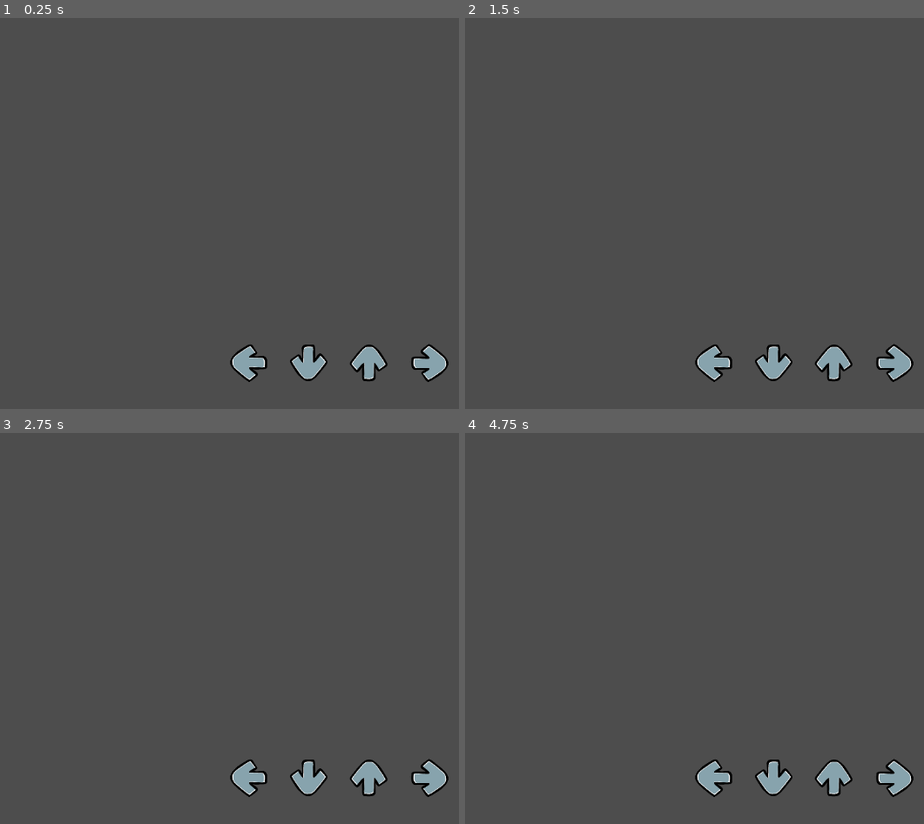
Above: before the commit, frames 1-4 (two rows, left to right).
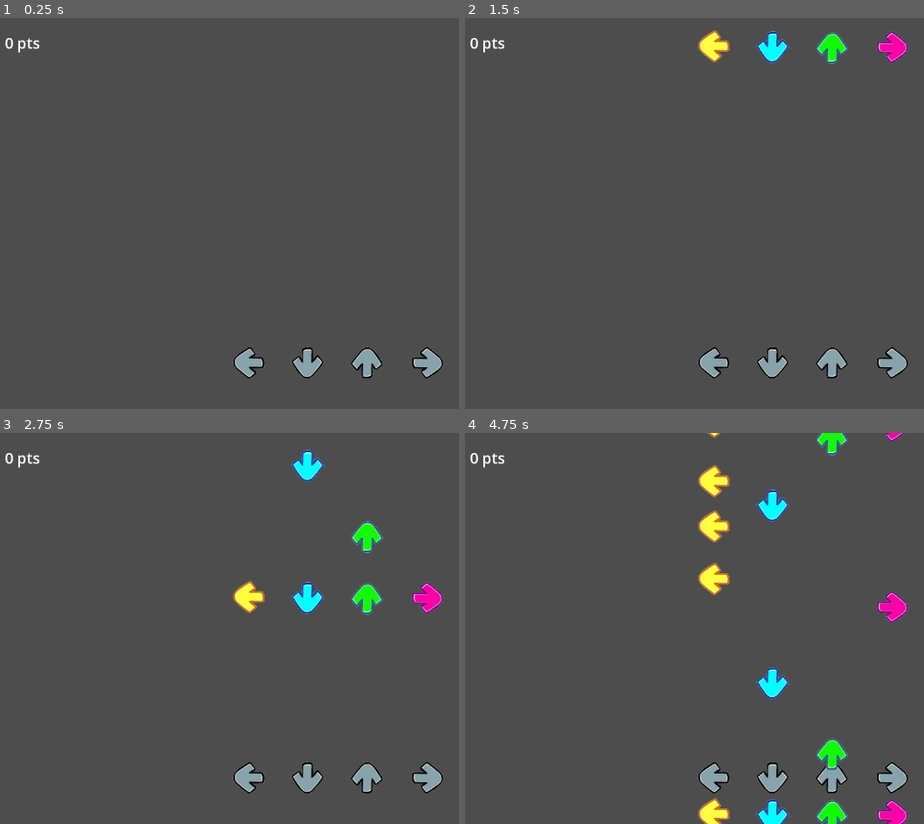
Above: after the commit, the same moments.

Repository: aennivar/hbtz-ritmo
Game: Godot game, scene res://levels/game_level.tscn
The game is run twice, just before and just after one commit, with the same random seed, the same clock (stepped at 60 frames per second) and the same inputs.
Inputs:
- Up to frame 1 (0.25 s): no input
- Up to frame 2 (1.5 s): tap Enter at 0.5 s
- Up to frame 3 (2.75 s): no input
- Up to frame 4 (4.75 s): no input

The runs differ from the first frame. In frame 1, 1.2% of the frame differs, in the area x 1-98%, y 5-94%; in frame 2, 2.6%; in frame 3, 3.3%; in frame 4, 5.2%, in the area x 1-98%, y 0-100%.

Commit message:
cores de combo e posicionamento

Diff:
--- a/levels/game_level.tscn
+++ b/levels/game_level.tscn
@@ -1,6 +1,7 @@
-[gd_scene load_steps=2 format=3 uid="uid://dh86wqt1xngcc"]
+[gd_scene load_steps=3 format=3 uid="uid://dh86wqt1xngcc"]
 
 [ext_resource type="PackedScene" uid="uid://cd156n3idapi5" path="res://objects/key_listener.tscn" id="1_qc6i3"]
+[ext_resource type="PackedScene" uid="uid://diwpau5n50t71" path="res://levels/game_ui.tscn" id="2_sklrn"]
 
 [node name="GameLevel" type="Node2D"]
 
@@ -8,24 +9,22 @@
 scale = Vector2(-0.481132, 3.2027)
 
 [node name="KeyListener" parent="." instance=ExtResource("1_qc6i3")]
-position = Vector2(-150, 247.5)
-scale = Vector2(0.4, 0.4)
+position = Vector2(-150, 250)
 key_name = "Esquerda"
 
 [node name="KeyListener2" parent="." instance=ExtResource("1_qc6i3")]
-position = Vector2(-50, 247.5)
-scale = Vector2(0.4, 0.4)
-frame = 4
+position = Vector2(-50, 250)
+frame = 1
 key_name = "Baixo"
 
 [node name="KeyListener3" parent="." instance=ExtResource("1_qc6i3")]
-position = Vector2(50, 247.5)
-scale = Vector2(0.4, 0.4)
+position = Vector2(50, 250)
 frame = 2
 key_name = "Cima"
 
 [node name="KeyListener4" parent="." instance=ExtResource("1_qc6i3")]
-position = Vector2(150, 247.5)
-scale = Vector2(0.4, 0.4)
-frame = 5
+position = Vector2(150, 250)
+frame = 3
 key_name = "Direita"
+
+[node name="GameUI" parent="." instance=ExtResource("2_sklrn")]
--- /dev/null
+++ b/levels/game_ui.gd
@@ -0,0 +1,20 @@
+extends Control
+
+var score: int = 0
+var combo_count: int = 0
+
+# Called when the node enters the scene tree for the first time.
+func _ready():
+	Signals.IncrementScore.connect(IncrementScore)
+	Signals.IncrementCombo.connect(IncrementCombo)
+	Signals.ResetCombo.connect(ResetCombo)
+
+func IncrementScore(incr: int):
+	score += incr
+	%ScoreLabel.text = str(score) + " pts"
+
+func IncrementCombo():
+	combo_count += 1
+
+func ResetCombo():
+	combo_count = 0
--- /dev/null
+++ b/levels/game_ui.tscn
@@ -0,0 +1,23 @@
+[gd_scene load_steps=2 format=3 uid="uid://diwpau5n50t71"]
+
+[ext_resource type="Script" uid="uid://beq410f5oh65s" path="res://levels/game_ui.gd" id="1_451jp"]
+
+[node name="GameUI" type="Control"]
+layout_mode = 3
+anchors_preset = 15
+anchor_right = 1.0
+anchor_bottom = 1.0
+grow_horizontal = 2
+grow_vertical = 2
+script = ExtResource("1_451jp")
+
+[node name="CanvasLayer" type="CanvasLayer" parent="."]
+
+[node name="ScoreLabel" type="RichTextLabel" parent="CanvasLayer"]
+unique_name_in_owner = true
+offset_left = 24.0
+offset_top = 24.0
+offset_right = 152.0
+offset_bottom = 64.0
+theme_override_font_sizes/normal_font_size = 25
+text = "0 pts"
--- /dev/null
+++ b/objects/falling_key.gd
@@ -0,0 +1,34 @@
+extends Sprite2D
+
+@export var fall_speed: float = 3.0
+
+var init_y_pos: float = -362.0
+
+# true se falling key passar o imput frame permitido
+var has_passed: bool = false
+var pass_threshold = 270.0
+
+func _init():
+	set_process(false)
+
+# Called every frame. 'delta' is the elapsed time since the previous frame.
+func _process(delta):
+	global_position += Vector2(0, fall_speed)
+
+
+	# Descobrir quanto tempo nota leva pra acertar o ponto crítico (alvo / keyListener)
+	if global_position.y > pass_threshold and not $Timer.is_stopped():
+		# print($Timer.wait_time - $Timer.time_left)
+		$Timer.stop()
+		has_passed = true
+
+func Setup(target_x: float, target_frame: int):
+	global_position = Vector2(target_x, init_y_pos)
+	frame = target_frame
+
+	set_process(true)
+
+
+
+func _on_destroy_timer_timeout() -> void:
+	queue_free()
--- /dev/null
+++ b/objects/falling_key.tscn
@@ -0,0 +1,23 @@
+[gd_scene load_steps=3 format=3 uid="uid://bxf7pwrr5y1ff"]
+
+[ext_resource type="Texture2D" uid="uid://b0a0unejrr2xb" path="res://assets/arrows.webp" id="1_uuajb"]
+[ext_resource type="Script" uid="uid://dxv2sc6anbj0" path="res://objects/falling_key.gd" id="2_uuajb"]
+
+[node name="FallingKey" type="Sprite2D"]
+texture = ExtResource("1_uuajb")
+hframes = 4
+vframes = 3
+frame = 4
+script = ExtResource("2_uuajb")
+
+[node name="Timer" type="Timer" parent="."]
+wait_time = 5.0
+one_shot = true
+autostart = true
+
+[node name="DestroyTimer" type="Timer" parent="."]
+wait_time = 5.0
+one_shot = true
+autostart = true
+
+[connection signal="timeout" from="DestroyTimer" to="." method="_on_destroy_timer_timeout"]
--- a/objects/key_listener.gd
+++ b/objects/key_listener.gd
@@ -1,8 +1,81 @@
 extends Sprite2D
 
+@onready var falling_key = preload("res://objects/falling_key.tscn")
+@onready var score_text = preload("res://objects/score_press_text.tscn")
 @export var key_name: String = ""
+
+var falling_key_queue = [] # Uma queue pra segurar as notas (falling keys) pra cada alvo (key listener)
+
+# Se a distance_from_pass for menos que o threshold, dê essa pontuação
+var perfect_press_threshold: float = 30
+var great_press_threshold: float = 50
+var good_press_threshold: float = 60
+var ok_press_threshold: float = 80
+# Senão, miss
+
+var perfect_press_score: float = 250
+var great_press_score: float = 100
+var good_press_score: float = 50
+var ok_press_score: float = 20
 
 # Called every frame. 'delta' is the elapsed time since the previous frame.
 func _process(delta):
-	if Input.is_action_just_pressed(key_name):
-		print(key_name)
+
+	# Garanta que tenha uma falling key (nota) pra checar essa nota
+	if falling_key_queue.size() > 0:
+
+		# Se a falling key (nota) passou, remove da queue
+		if falling_key_queue.front().has_passed:
+			falling_key_queue.pop_front()
+
+			# print MISS
+			var st_inst = score_text.instantiate() # Instância do texto de score
+			get_tree().get_root().call_deferred("add_child", st_inst)
+			st_inst.SetTextInfo("MISS")
+			st_inst.global_position = global_position + Vector2(-80, -15)
+
+		# Se a nota foi pressionada, tira (pop) da queue e calcula a distância do ponto crítico
+		if Input.is_action_just_pressed(key_name):
+			var key_to_pop = falling_key_queue.pop_front()
+
+			var distance_from_pass = abs(key_to_pop.pass_threshold - key_to_pop.global_position.y)
+
+			var press_score_text: String = ""
+			if distance_from_pass < perfect_press_threshold:
+				Signals.IncrementScore.emit(perfect_press_score); print("perfect")
+				press_score_text = "PERFECT"
+			elif distance_from_pass < great_press_threshold:
+				Signals.IncrementScore.emit(great_press_score); print("great")
+				press_score_text = "GREAT"
+			elif distance_from_pass < good_press_threshold:
+				Signals.IncrementScore.emit(good_press_score); print("good")
+				press_score_text = "GOOD"
+			elif distance_from_pass < ok_press_threshold:
+				Signals.IncrementScore.emit(ok_press_score); print("ok")
+				press_score_text = "OK"
+			else:
+				press_score_text = "MISS"
+				pass
+
+			key_to_pop.queue_free()
+
+			var st_inst = score_text.instantiate() # Instância do texto de score
+			get_tree().get_root().call_deferred("add_child", st_inst)
+			st_inst.SetTextInfo(press_score_text)
+			st_inst.global_position = global_position + Vector2(-80, -15)
+
+
+
+
+func CreateFallingKey(): # Instanciar a cena FallingKey do script key_listener.gd e diz ao KL onde a nota começa
+	var fk_inst = falling_key.instantiate()
+	get_tree().get_root().call_deferred("add_child", fk_inst)
+	fk_inst.Setup(position.x, frame + 4) # "frame + 4" porque têm 4 textures em cada linha e a FK desejada tá na próxima linha
+
+	falling_key_queue.push_back(fk_inst)
+
+
+func _on_random_spawn_timer_timeout():
+	CreateFallingKey()
+	$RandomSpawnTimer.wait_time = randf_range(0.4, 3)
+	$RandomSpawnTimer.start()
--- a/objects/key_listener.tscn
+++ b/objects/key_listener.tscn
@@ -1,11 +1,16 @@
 [gd_scene load_steps=3 format=3 uid="uid://cd156n3idapi5"]
 
-[ext_resource type="Texture2D" uid="uid://jgnbfji6ap08" path="res://assets/NOTE_assets.png" id="1_181ek"]
+[ext_resource type="Texture2D" uid="uid://b0a0unejrr2xb" path="res://assets/arrows.webp" id="1_vgigu"]
 [ext_resource type="Script" uid="uid://cdu16kamh3sat" path="res://objects/key_listener.gd" id="2_vgigu"]
 
 [node name="KeyListener" type="Sprite2D"]
-texture = ExtResource("1_181ek")
-hframes = 6
-vframes = 2
-frame = 3
+texture = ExtResource("1_vgigu")
+hframes = 4
+vframes = 3
 script = ExtResource("2_vgigu")
+
+[node name="RandomSpawnTimer" type="Timer" parent="."]
+one_shot = true
+autostart = true
+
+[connection signal="timeout" from="RandomSpawnTimer" to="." method="_on_random_spawn_timer_timeout"]
--- /dev/null
+++ b/objects/score_press_text.gd
@@ -0,0 +1,23 @@
+extends Control
+
+# PERFECT f665ff
+# GREAT 9354ff
+# GOOD 76a1fe
+# OK ffc775
+# MISS 5a5758
+
+
+func SetTextInfo(text: String):
+	$ScoreLevelText.text = "[center]" + text
+
+	match text:
+		"PERFECT":
+			$ScoreLevelText.set("theme_override_colors/default_color", Color("f665ff"))
+		"GREAT":
+			$ScoreLevelText.set("theme_override_colors/default_color", Color("9354ff"))
+		"GOOD":
+			$ScoreLevelText.set("theme_override_colors/default_color", Color("76a1fe"))
+		"OK":
+			$ScoreLevelText.set("theme_override_colors/default_color", Color("ffc775"))
+		_:
+			$ScoreLevelText.set("theme_override_colors/default_color", Color("5a5758"))
--- /dev/null
+++ b/objects/score_press_text.tscn
@@ -0,0 +1,108 @@
+[gd_scene load_steps=6 format=3 uid="uid://dynqthv4s70m2"]
+
+[ext_resource type="Script" uid="uid://bpf73g17au2lg" path="res://objects/score_press_text.gd" id="1_p1swk"]
+[ext_resource type="FontFile" uid="uid://b5tkqovcuhe0f" path="res://assets/Daydream.ttf" id="2_fuce0"]
+
+[sub_resource type="Animation" id="Animation_grlg4"]
+resource_name = "fall"
+length = 0.2
+tracks/0/type = "value"
+tracks/0/imported = false
+tracks/0/enabled = true
+tracks/0/path = NodePath("ScoreLevelText:modulate")
+tracks/0/interp = 1
+tracks/0/loop_wrap = true
+tracks/0/keys = {
+"times": PackedFloat32Array(0, 0.133333, 0.2),
+"transitions": PackedFloat32Array(1, 1, 1),
+"update": 0,
+"values": [Color(1, 1, 1, 1), Color(1, 1, 1, 1), Color(1, 1, 1, 0)]
+}
+tracks/1/type = "value"
+tracks/1/imported = false
+tracks/1/enabled = true
+tracks/1/path = NodePath("ScoreLevelText:position")
+tracks/1/interp = 1
+tracks/1/loop_wrap = true
+tracks/1/keys = {
+"times": PackedFloat32Array(0, 0.2),
+"transitions": PackedFloat32Array(1, 1),
+"update": 0,
+"values": [Vector2(0, 0), Vector2(0, 10)]
+}
+tracks/2/type = "method"
+tracks/2/imported = false
+tracks/2/enabled = true
+tracks/2/path = NodePath(".")
+tracks/2/interp = 1
+tracks/2/loop_wrap = true
+tracks/2/keys = {
+"times": PackedFloat32Array(0.2),
+"transitions": PackedFloat32Array(1),
+"values": [{
+"args": [],
+"method": &"queue_free"
+}]
+}
+
+[sub_resource type="Animation" id="Animation_6ve78"]
+length = 0.001
+tracks/0/type = "value"
+tracks/0/imported = false
+tracks/0/enabled = true
+tracks/0/path = NodePath("ScoreLevelText:modulate")
+tracks/0/interp = 1
+tracks/0/loop_wrap = true
+tracks/0/keys = {
+"times": PackedFloat32Array(0),
+"transitions": PackedFloat32Array(1),
+"update": 0,
+"values": [Color(1, 1, 1, 1)]
+}
+tracks/1/type = "value"
+tracks/1/imported = false
+tracks/1/enabled = true
+tracks/1/path = NodePath("ScoreLevelText:position")
+tracks/1/interp = 1
+tracks/1/loop_wrap = true
+tracks/1/keys = {
+"times": PackedFloat32Array(0),
+"transitions": PackedFloat32Array(1),
+"update": 0,
+"values": [Vector2(0, 0)]
+}
+
+[sub_resource type="AnimationLibrary" id="AnimationLibrary_uddyv"]
+_data = {
+&"RESET": SubResource("Animation_6ve78"),
+&"fall": SubResource("Animation_grlg4")
+}
+
+[node name="ScorePressText" type="Control"]
+layout_mode = 3
+anchors_preset = 15
+anchor_right = 1.0
+anchor_bottom = 1.0
+grow_horizontal = 2
+grow_vertical = 2
+script = ExtResource("1_p1swk")
+
+[node name="ScoreLevelText" type="RichTextLabel" parent="."]
+layout_mode = 0
+offset_right = 160.0
+offset_bottom = 40.0
+pivot_offset = Vector2(80, 0)
+theme_override_colors/default_color = Color(1, 0.780392, 0.458824, 1)
+theme_override_colors/font_outline_color = Color(1, 1, 1, 1)
+theme_override_constants/outline_size = 10
+theme_override_fonts/normal_font = ExtResource("2_fuce0")
+theme_override_font_sizes/normal_font_size = 20
+bbcode_enabled = true
+text = "PERFECT"
+horizontal_alignment = 1
+
+[node name="AnimationPlayer" type="AnimationPlayer" parent="."]
+libraries = {
+&"": SubResource("AnimationLibrary_uddyv")
+}
+autoplay = "fall"
--- /dev/null
+++ b/objects/signals.gd
@@ -0,0 +1,6 @@
+extends Node2D
+
+signal IncrementScore(incr: int)
+
+signal IncrementCombo()
+signal ResetCombo()
--- /dev/null
+++ b/objects/signals.tscn
@@ -0,0 +1,6 @@
+[gd_scene load_steps=2 format=3 uid="uid://bja4dh2umhtk6"]
+
+[ext_resource type="Script" uid="uid://bhg2eeoecjk7v" path="res://objects/signals.gd" id="1_3b8xj"]
+
+[node name="Signals" type="Node2D"]
+script = ExtResource("1_3b8xj")
--- a/project.godot
+++ b/project.godot
@@ -15,25 +15,37 @@
 config/features=PackedStringArray("4.4", "Forward Plus")
 config/icon="res://icon.svg"
 
+[autoload]
+
+Signals="*res://objects/signals.gd"
+
 [input]
 
 Esquerda={
 "deadzone": 0.5,
 "events": [Object(InputEventKey,"resource_local_to_scene":false,"resource_name":"","device":0,"window_id":0,"alt_presse …(189 unchanged characters)…
+, Object(InputEventKey,"resource_local_to_scene":false,"resource_name":"","device":-1,"window_id":0,"alt_pressed":false,"shift_pressed":false,"ctrl_pressed":false,"meta_pressed":false,"pressed":false,"keycode":0,"physical_keycode":65,"key_label":0,"unicode":97,"location":0,"echo":false,"script":null)
+, Object(InputEventKey,"resource_local_to_scene":false,"resource_name":"","device":-1,"window_id":0,"alt_pressed":false,"shift_pressed":false,"ctrl_pressed":false,"meta_pressed":false,"pressed":false,"keycode":0,"physical_keycode":4194319,"key_label":0,"unicode":0,"location":0,"echo":false,"script":null)
 ]
 }
 Cima={
 "deadzone": 0.5,
 "events": [Object(InputEventKey,"resource_local_to_scene":false,"resource_name":"","device":0,"window_id":0,"alt_presse …(189 unchanged characters)…
+, Object(InputEventKey,"resource_local_to_scene":false,"resource_name":"","device":-1,"window_id":0,"alt_pressed":false,"shift_pressed":false,"ctrl_pressed":false,"meta_pressed":false,"pressed":false,"keycode":0,"physical_keycode":87,"key_label":0,"unicode":119,"location":0,"echo":false,"script":null)
+, Object(InputEventKey,"resource_local_to_scene":false,"resource_name":"","device":-1,"window_id":0,"alt_pressed":false,"shift_pressed":false,"ctrl_pressed":false,"meta_pressed":false,"pressed":false,"keycode":0,"physical_keycode":4194320,"key_label":0,"unicode":0,"location":0,"echo":false,"script":null)
 ]
 }
 Baixo={
 "deadzone": 0.5,
 "events": [Object(InputEventKey,"resource_local_to_scene":false,"resource_name":"","device":-1,"window_id":0,"alt_press …(192 unchanged characters)…
+, Object(InputEventKey,"resource_local_to_scene":false,"resource_name":"","device":-1,"window_id":0,"alt_pressed":false,"shift_pressed":false,"ctrl_pressed":false,"meta_pressed":false,"pressed":false,"keycode":0,"physical_keycode":83,"key_label":0,"unicode":115,"location":0,"echo":false,"script":null)
+, Object(InputEventKey,"resource_local_to_scene":false,"resource_name":"","device":-1,"window_id":0,"alt_pressed":false,"shift_pressed":false,"ctrl_pressed":false,"meta_pressed":false,"pressed":false,"keycode":0,"physical_keycode":4194322,"key_label":0,"unicode":0,"location":0,"echo":false,"script":null)
 ]
 }
 Direita={
 "deadzone": 0.5,
 "events": [Object(InputEventKey,"resource_local_to_scene":false,"resource_name":"","device":0,"window_id":0,"alt_presse …(189 unchanged characters)…
+, Object(InputEventKey,"resource_local_to_scene":false,"resource_name":"","device":-1,"window_id":0,"alt_pressed":false,"shift_pressed":false,"ctrl_pressed":false,"meta_pressed":false,"pressed":false,"keycode":0,"physical_keycode":68,"key_label":0,"unicode":100,"location":0,"echo":false,"script":null)
+, Object(InputEventKey,"resource_local_to_scene":false,"resource_name":"","device":-1,"window_id":0,"alt_pressed":false,"shift_pressed":false,"ctrl_pressed":false,"meta_pressed":false,"pressed":false,"keycode":0,"physical_keycode":4194321,"key_label":0,"unicode":0,"location":0,"echo":false,"script":null)
 ]
 }
Binary file added: assets/Daydream.ttf
Not shown, added: assets/Daydream.ttf.import
Binary file added: assets/arrows.webp
Not shown, added: assets/arrows.webp.import
Not shown, added: levels/game_ui.gd.uid
Not shown, added: objects/falling_key.gd.uid
Not shown, added: objects/score_press_text.gd.uid
Not shown, added: objects/signals.gd.uid
